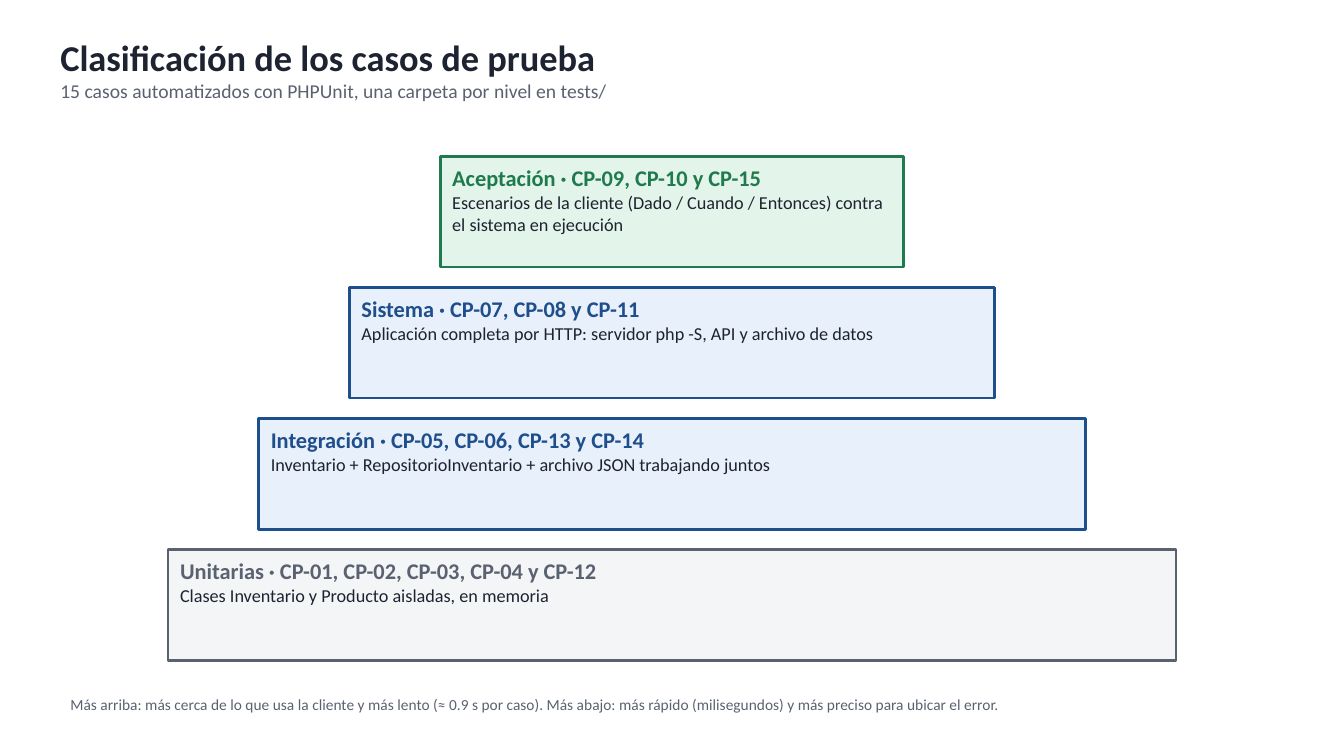
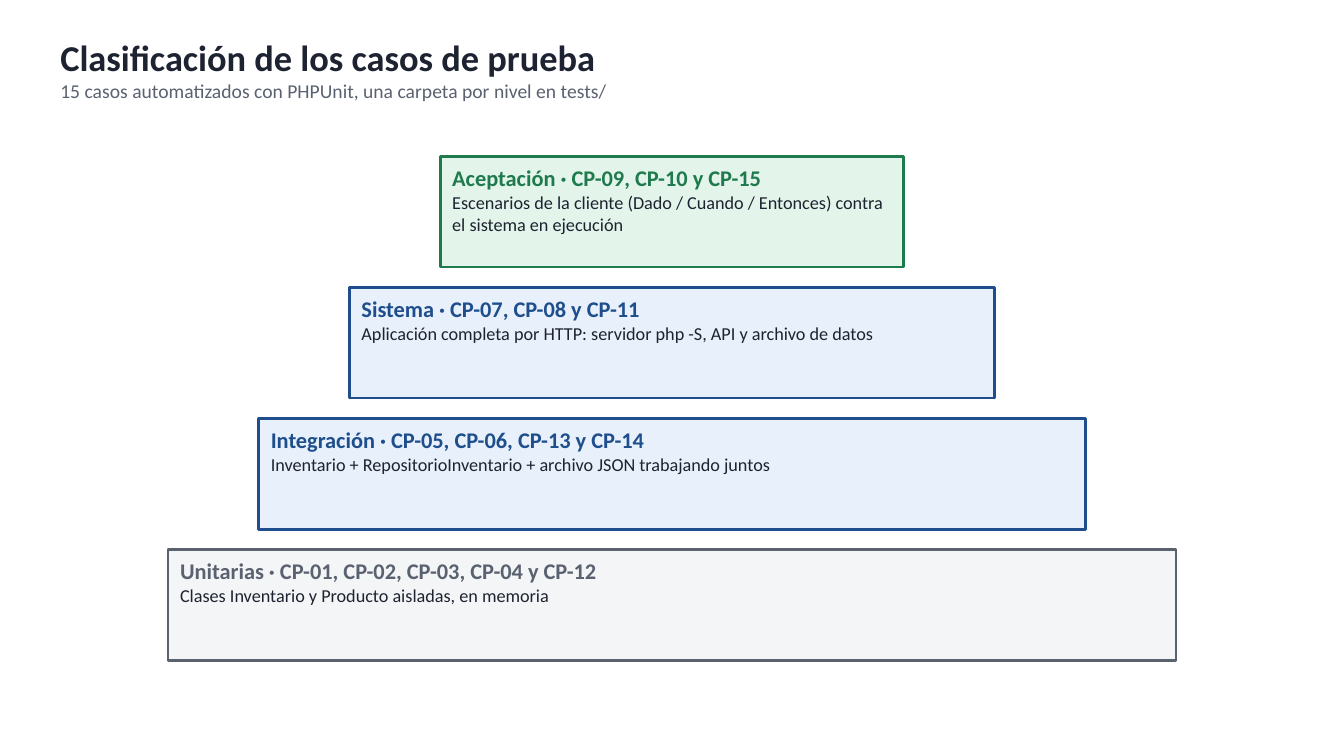
Before and after one commit to azharsonix/sistema-inventario-actividad-2, a slide deck: slide 1 of docs/Segunda parte/Diagramas - Segunda parte.pptx. Drawn at 1344x756 pixels with LibreOffice and Linux fonts; fonts in the diff are those of the drawing. Boxes give left, top, right and bottom in pixels: in the first picture for what was removed or moved away, otherwise in the second. Text is boxed around its words. In the diff, an @@ line names an element or a change of style, - is before the commit and + after.

```diff
--- a/docs/Segunda parte/Diagramas - Segunda parte.pptx
+++ b/docs/Segunda parte/Diagramas - Segunda parte.pptx
@@ text removed at <box>70,699,998,713</box> @@
-Más arriba: más cerca de lo que usa la cliente y más lento (≈ 0.9 s por caso). Más abajo: más rápido (milisegundos) y más preciso para ubicar el error.
```
Also in this commit, not shown: 7 other slides changed, 12 other files.
